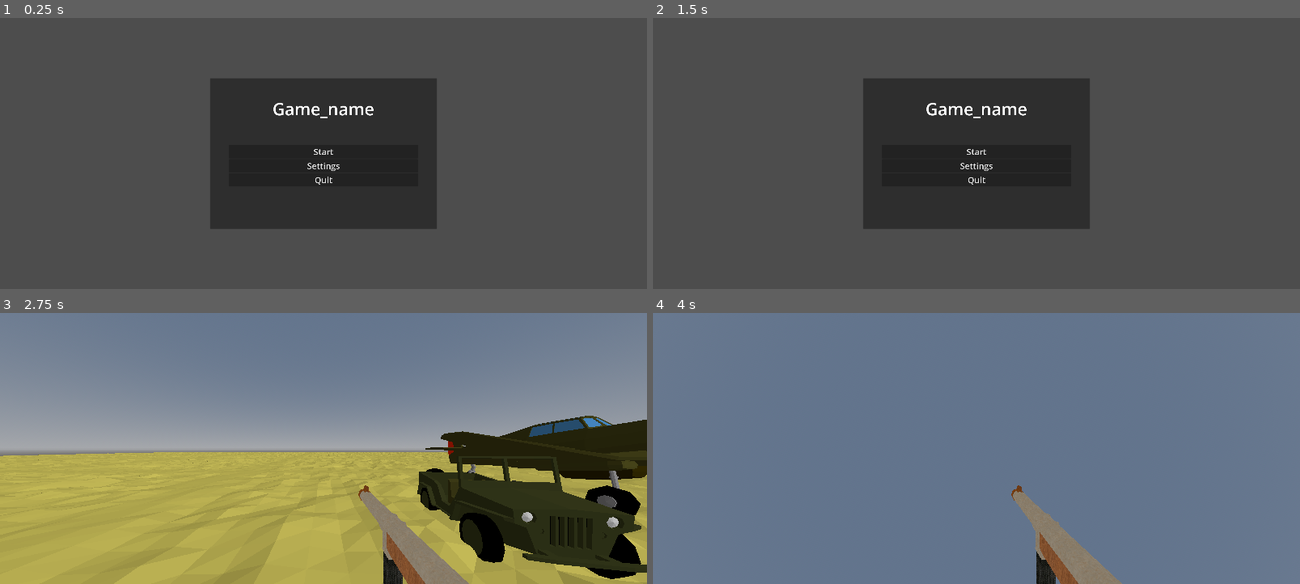
Above: before the commit, frames 1-4 (two rows, left to right).
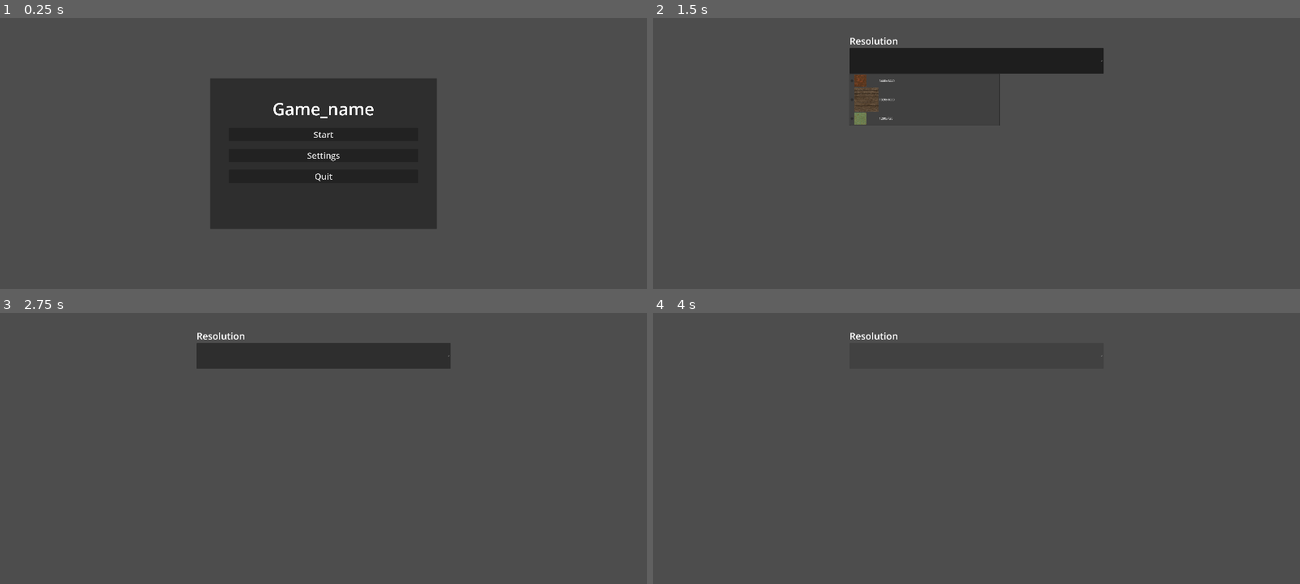
Above: after the commit, the same moments.

Repository: dinazaber/Desolate-Delivery
Game: Godot game, scene res://Scenes/MainMenu.tscn
Same seed, same stepped clock (60 frames per second), same inputs: the game is played once before the commit and once after it.
Inputs (mouse positions are in pixels of both pictures, inside the frame that each line leads up to):
- Up to frame 1 (0.25 s): no input
- Up to frame 2 (1.5 s): click "Settings" at 0.5 s; click (976, 61) at 1.27 s
- Up to frame 3 (2.75 s): click (323, 445) at 2 s, where only the run before the commit has a clickable "Start"
- Up to frame 4 (4 s): click (976, 356) at 2.77 s; click (976, 356) at 3.52 s

The runs differ from the first frame. In frame 1, 0.2% of the frame differs, in the area x 47-53%, y 42-62%; in frame 2, 20%; in frame 3, 100%; in frame 4, 100%, in the area x 0-100%, y 0-100%.

Commit message:
settings

Diff:
--- a/Scenes/MainMenu.tscn
+++ b/Scenes/MainMenu.tscn
@@ -34,12 +34,12 @@
 
 [node name="VBoxContainer" type="VBoxContainer" parent="PanelContainer/MarginContainer" unique_id=1262688299]
 layout_mode = 2
+theme_override_constants/separation = 40
 
 [node name="Label" type="Label" parent="PanelContainer/MarginContainer/VBoxContainer" unique_id=346452529]
 layout_mode = 2
 theme_override_font_sizes/font_size = 90
-text = "Game_name
-"
+text = "Game_name"
 horizontal_alignment = 1
 
 [node name="Start" type="Button" parent="PanelContainer/MarginContainer/VBoxContainer" unique_id=1138824311]
--- /dev/null
+++ b/Scenes/Settings.tscn
@@ -0,0 +1,52 @@
+[gd_scene format=3 uid="uid://b2hljcs3010c5"]
+
+[ext_resource type="Script" uid="uid://cbwrq78vu403k" path="res://Scripts/Settings.gd" id="1_w1nw0"]
+[ext_resource type="Texture2D" uid="uid://sr7anlr2w57l" path="res://assets/Textures/Architecture/RedRustedMetal.png" id="2_mjqtt"]
+[ext_resource type="Texture2D" uid="uid://37cci3ytb3ci" path="res://assets/Textures/Architecture/WoodWall.png" id="3_ppjuv"]
+[ext_resource type="Texture2D" uid="uid://dpadf52cehb6t" path="res://assets/Textures/Architecture/GreenMetal.png" id="4_ipgag"]
+
+[node name="Control" type="Control" unique_id=307003582]
+layout_mode = 3
+anchors_preset = 15
+anchor_right = 1.0
+anchor_bottom = 1.0
+grow_horizontal = 2
+grow_vertical = 2
+script = ExtResource("1_w1nw0")
+
+[node name="MarginContainer" type="MarginContainer" parent="." unique_id=1262977672]
+layout_mode = 1
+anchors_preset = 8
+anchor_left = 0.5
+anchor_top = 0.5
+anchor_right = 0.5
+anchor_bottom = 0.5
+offset_left = -675.5
+offset_top = -633.0
+offset_right = 675.5
+offset_bottom = 633.0
+grow_horizontal = 2
+grow_vertical = 2
+
+[node name="VBoxContainer" type="VBoxContainer" parent="MarginContainer" unique_id=732182932]
+layout_mode = 2
+
+[node name="Label" type="Label" parent="MarginContainer/VBoxContainer" unique_id=1096892178]
+layout_mode = 2
+theme_override_font_sizes/font_size = 50
+text = "Resolution"
+
+[node name="Resolution" type="OptionButton" parent="MarginContainer/VBoxContainer" unique_id=18711073]
+layout_mode = 2
+item_count = 3
+popup/item_0/text = "3440x1440"
+popup/item_0/icon = ExtResource("2_mjqtt")
+popup/item_0/id = 0
+popup/item_1/text = "1920x1080"
+popup/item_1/icon = ExtResource("3_ppjuv")
+popup/item_1/id = 1
+popup/item_2/text = "1280x720"
+popup/item_2/icon = ExtResource("4_ipgag")
+popup/item_2/id = 2
+
+[connection signal="item_selected" from="MarginContainer/VBoxContainer/Resolution" to="." method="_on_resolution_item_selected"]
--- a/Scripts/MainMenu.gd
+++ b/Scripts/MainMenu.gd
@@ -1,14 +1,14 @@
 extends Control
 
 const scene = preload("res://Scenes/test.tscn")
-
+const settings = preload("res://Scenes/Settings.tscn")
 
 func _on_start_pressed() -> void:
 	get_tree().change_scene_to_packed(scene)
 
 
 func _on_settings_pressed() -> void:
-	pass # Replace with function body.
+	get_tree().change_scene_to_packed(settings)
 
 
 func _on_quit_pressed() -> void:
--- /dev/null
+++ b/Scripts/Settings.gd
@@ -0,0 +1,15 @@
+extends Control
+
+
+func _on_resolution_item_selected(index: int) -> void:
+	match index:
+		0:
+			DisplayServer.window_set_size(Vector2i(3440,1440))
+		1:
+			DisplayServer.window_set_size(Vector2i(1920,1080))
+		2:
+			DisplayServer.window_set_size(Vector2i(1280,720))
+
+func _process(delta: float) -> void:
+	if Input.is_action_just_pressed("Escape"):
+		get_tree().change_scene_to_file("res://Scenes/MainMenu.tscn")
Not shown, added: Scripts/Settings.gd.uid
